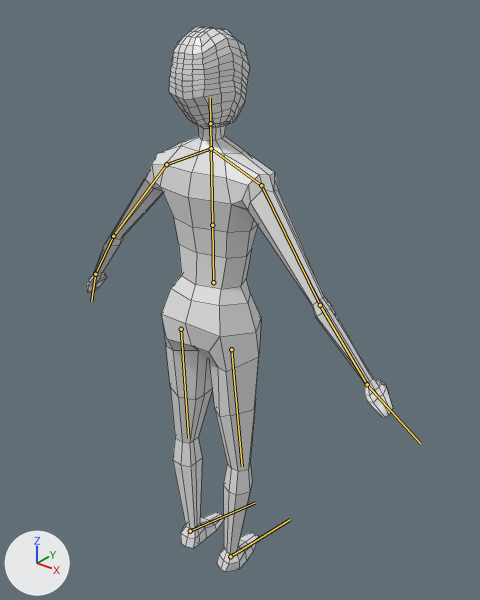
The FBX model Assets/Models/charakter.fbx as it was, and as the next commit left it.
Both versions are drawn from a 50 mm lens placed at (1.294, -1.482, 2.031), pointed at (0.058, 0.064, 1.072). Every picture has the same lights, and +X, +Y and +Z are marked at lower left. The bones that change are drawn over the model as lines. Mesh edges are drawn as thin lines.

Objects in the first picture: 'charaket_mesh'.
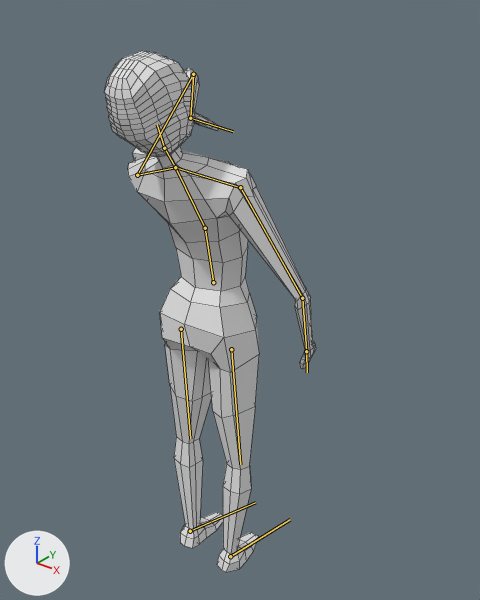
The newer file adds an action. The first version stands in its rest pose; the second is drawn at frame 23 of the action 'Armature|drink_start'.

What differs and where, as boxes (x1, y1, x2, y2) in the pictures (480 x 600 px):
'charaket_mesh', posed (31% narrower): before (86, 27, 393, 572); after (104, 51, 316, 572)
bone 'lower_spine', root to tip: before (213, 282) to (212, 225); after (213, 282) to (205, 228)
bone 'upper_spine', root to tip: before (212, 225) to (211, 148); after (205, 228) to (175, 167)
bone 'neck', root to tip: before (211, 148) to (210, 123); after (175, 167) to (164, 148)
bone 'head', root to tip: before (210, 123) to (210, 98); after (164, 148) to (157, 124)
bone 'shoulder.l', root to tip: before (211, 148) to (166, 164); after (175, 167) to (137, 175)
bone 'upper_arm.l', root to tip: before (166, 164) to (113, 236); after (137, 175) to (193, 74)
bone 'lower_arm.l', root to tip: before (113, 236) to (95, 274); after (193, 74) to (190, 118)
bone 'hand.l', root to tip: before (95, 274) to (91, 301); after (190, 118) to (233, 131)
bone 'shoulder.r', root to tip: before (211, 148) to (261, 185); after (175, 167) to (240, 187)
bone 'upper_arm.r', root to tip: before (261, 185) to (320, 305); after (240, 187) to (302, 298)
bone 'lower_arm.r', root to tip: before (320, 305) to (367, 384); after (302, 298) to (306, 351)
bone 'hand.r', root to tip: before (367, 384) to (420, 443); after (306, 351) to (307, 372)
bone 'upper_leg.l', root to tip: before (181, 329) to (188, 438); after (181, 329) to (190, 438)
bone 'upper_leg.r', root to tip: before (231, 349) to (242, 466); after (231, 349) to (240, 464)

What changed in the scene script:
```text
Change bone_lower_spine:
    where bone_lower_spine = bpy.data.objects['Armature'].pose.bones['lower_spine']  # child of 'ROOT'
    bone_lower_spine.rotation_quaternion: (1.0, 0.0, 0.0, 0.0) -> (0.997, -0.083, 0.0, -0.006)  # degrees (0, 0, 0) -> degrees (-9, 0, -1)
Change bone_upper_spine:
    where bone_upper_spine = bpy.data.objects['Armature'].pose.bones['upper_spine']  # child of 'lower_spine'
    bone_upper_spine.rotation_quaternion: (1.0, 0.0, 0.0, 0.0) -> (0.987, -0.158, -0.002, -0.01)  # degrees (0, 0, 0) -> degrees (-18, 0, -1)
Change bone_neck:
    where bone_neck = bpy.data.objects['Armature'].pose.bones['neck']  # child of 'upper_spine'
    bone_neck.rotation_quaternion: (1.0, 0.0, 0.0, 0.0) -> (1.0, -0.024, 0.003, -0.004)  # degrees (0, 0, 0) -> degrees (-3, 0, 0)
Change bone_head:
    where bone_head = bpy.data.objects['Armature'].pose.bones['head']  # child of 'neck'
    bone_head.rotation_quaternion: (1.0, 0.0, 0.0, 0.0) -> (0.995, 0.089, -0.024, 0.026)  # degrees (0, 0, 0) -> degrees (10, -3, 3)
Change bone_shoulder_l:
    where bone_shoulder_l = bpy.data.objects['Armature'].pose.bones['shoulder.l']  # child of 'upper_spine'
    bone_shoulder_l.rotation_quaternion: (1.0, 0.0, 0.0, 0.0) -> (0.999, 0.0, 0.0, 0.043)  # degrees (0, 0, 0) -> degrees (0, 0, 5)
Change bone_upper_arm_l:
    where bone_upper_arm_l = bpy.data.objects['Armature'].pose.bones['upper_arm.l']  # child of 'shoulder.l'
    bone_upper_arm_l.rotation_quaternion: (1.0, 0.0, 0.0, 0.0) -> (0.526, 0.749, -0.317, -0.25)  # degrees (0, 0, 0) -> degrees (109, 2, -48)
Change bone_lower_arm_l:
    where bone_lower_arm_l = bpy.data.objects['Armature'].pose.bones['lower_arm.l']  # child of 'upper_arm.l'
    bone_lower_arm_l.rotation_quaternion: (1.0, 0.0, 0.0, 0.0) -> (0.334, 0.035, -0.167, -0.927)  # degrees (0, 0, 0) -> degrees (20, -3, -141)
Change bone_hand_l:
    where bone_hand_l = bpy.data.objects['Armature'].pose.bones['hand.l']  # child of 'lower_arm.l'
    bone_hand_l.rotation_quaternion: (1.0, 0.0, 0.0, 0.0) -> (0.912, -0.157, 0.235, 0.298)  # degrees (0, 0, 0) -> degrees (-10, 31, 33)
Change bone_shoulder_r:
    where bone_shoulder_r = bpy.data.objects['Armature'].pose.bones['shoulder.r']  # child of 'upper_spine'
    bone_shoulder_r.rotation_quaternion: (1.0, 0.0, 0.0, 0.0) -> (0.996, -0.069, -0.025, 0.044)  # degrees (0, 0, 0) -> degrees (-8, -3, 5)
Change bone_upper_arm_r:
    where bone_upper_arm_r = bpy.data.objects['Armature'].pose.bones['upper_arm.r']  # child of 'shoulder.r'
    bone_upper_arm_r.rotation_quaternion: (1.0, 0.0, 0.0, 0.0) -> (0.977, 0.088, -0.057, -0.185)  # degrees (0, 0, 0) -> degrees (11, -5, -22)
Change bone_lower_arm_r:
    where bone_lower_arm_r = bpy.data.objects['Armature'].pose.bones['lower_arm.r']  # child of 'upper_arm.r'
    bone_lower_arm_r.rotation_quaternion: (1.0, 0.0, 0.0, 0.0) -> (0.968, -0.044, 0.025, -0.246)  # degrees (0, 0, 0) -> degrees (-6, 2, -29)
Change bone_hand_r:
    where bone_hand_r = bpy.data.objects['Armature'].pose.bones['hand.r']  # child of 'lower_arm.r'
    bone_hand_r.rotation_quaternion: (1.0, 0.0, 0.0, 0.0) -> (0.997, -0.001, 0.032, -0.077)  # degrees (0, 0, 0) -> degrees (0, 4, -9)
Change bone_upper_leg_l:
    where bone_upper_leg_l = bpy.data.objects['Armature'].pose.bones['upper_leg.l']  # child of 'ROOT'
    bone_upper_leg_l.rotation_quaternion: (1.0, 0.0, 0.0, 0.0) -> (0.993, 0.005, 0.114, -0.008)  # degrees (0, 0, 0) -> degrees (0, 13, -1)
Change bone_foot_l:
    where bone_foot_l = bpy.data.objects['Armature'].pose.bones['foot.l']  # child of 'lower_leg.l'
    bone_foot_l.rotation_quaternion: (1.0, 0.0, 0.0, 0.0) -> (0.993, 0.013, -0.034, 0.108)  # degrees (0, 0, 0) -> degrees (1, -4, 12)
Change bone_upper_leg_r:
    where bone_upper_leg_r = bpy.data.objects['Armature'].pose.bones['upper_leg.r']  # child of 'ROOT'
    bone_upper_leg_r.rotation_quaternion: (1.0, 0.0, 0.0, 0.0) -> (0.994, -0.005, -0.112, -0.008)  # degrees (0, 0, 0) -> degrees (0, -13, -1)
Change bone_foot_r:
    where bone_foot_r = bpy.data.objects['Armature'].pose.bones['foot.r']  # child of 'lower_leg.r'
    bone_foot_r.rotation_quaternion: (1.0, 0.0, 0.0, 0.0) -> (0.994, -0.108, 0.031, 0.003)  # degrees (0, 0, 0) -> degrees (-12, 4, 0)
```
